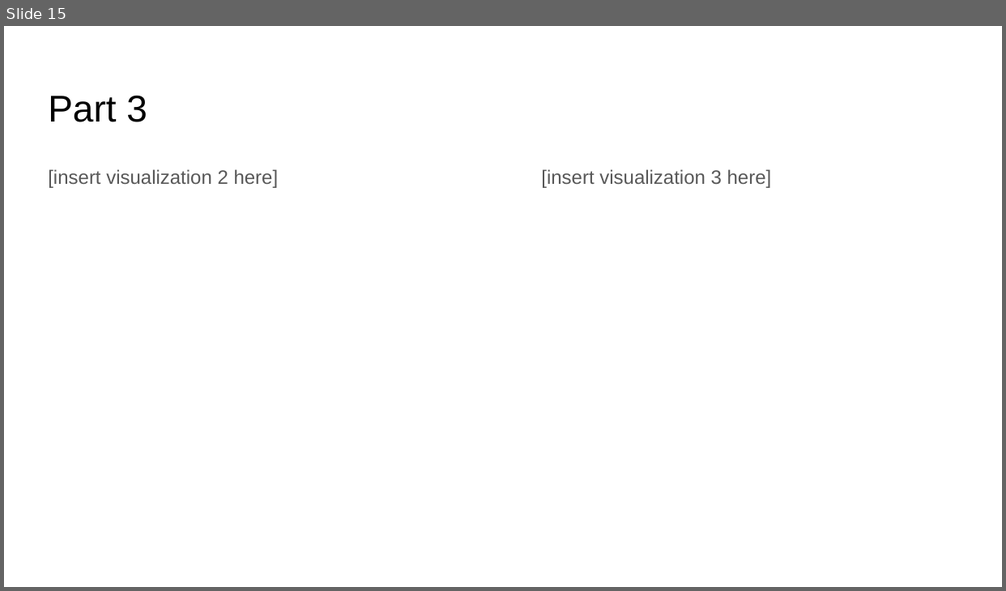
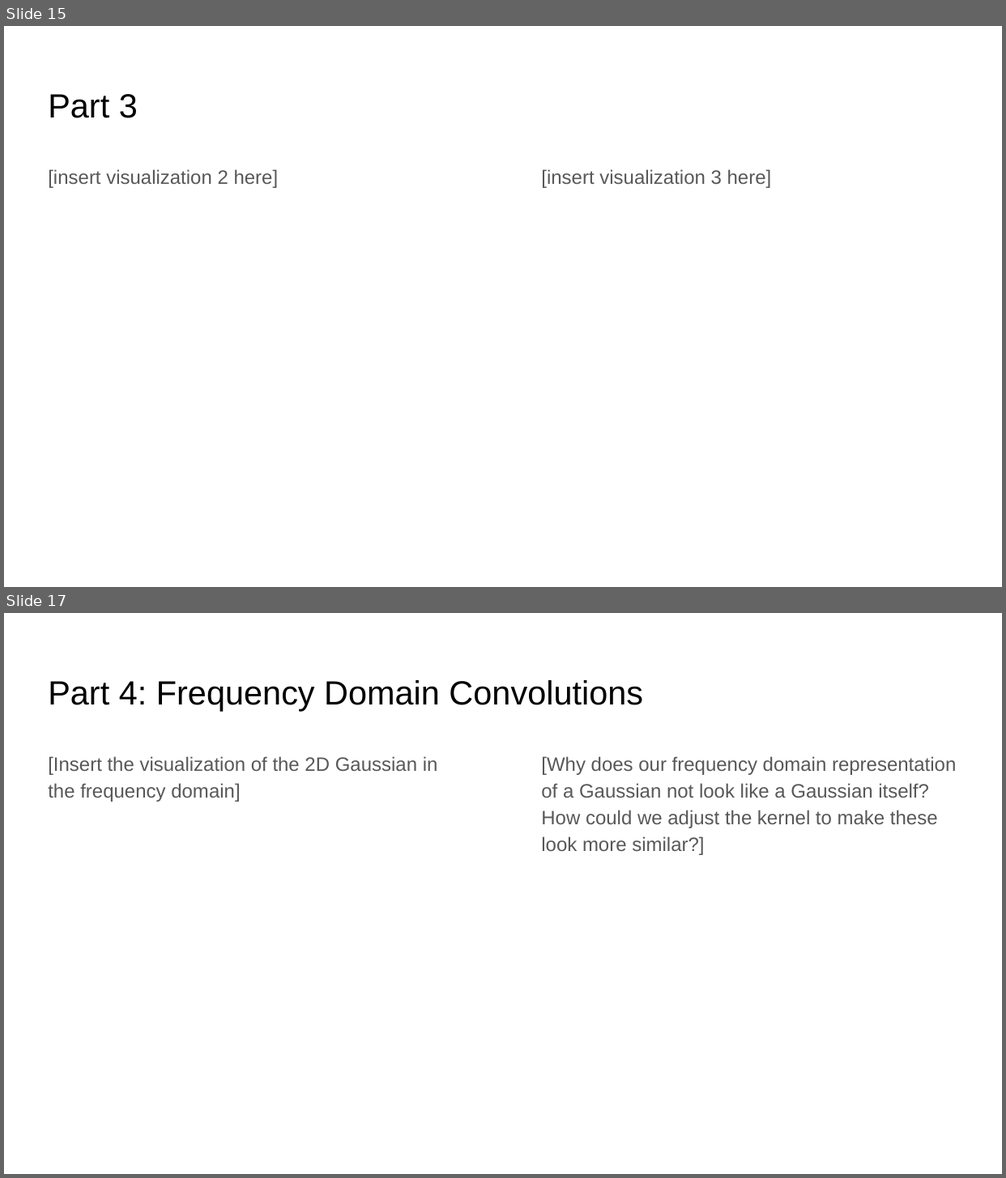
Before and after one commit to aashutoshav/Computer-Vision-Project-1, a slide deck: docs/report.pptx. Shown one above the other, each under a label of ours: slide 15 before the commit, slides 15 and 17 after it; the slides between them are not shown. The pictures are 1006x591 and 1006x1178 pixels, drawn with LibreOffice and Linux fonts; fonts in the diff are those of the drawing. Boxes give left, top, right and bottom in pixels: in the first picture for what was removed or moved away, otherwise in the second. Text is boxed around its words. In the diff, an @@ line names an element or a change of style, - is before the commit and + after.

Commit message:
Update student version for part 4 Spring 2022

```diff
--- a/docs/report.pptx
+++ b/docs/report.pptx
@@ slide 17 added at (x1=4, y1=613, x2=1002, y2=1174), background #FFFFFF @@
@@ title added at (x1=48, y1=680, x2=643, y2=711), 24.2 pt, text #000000 @@
+Part 4: Frequency Domain Convolutions
@@ text added at (x1=48, y1=756, x2=438, y2=802), 14 pt, text #585858 @@
+[Insert the visualization of the 2D Gaussian in the frequency domain]
@@ text added at (x1=541, y1=756, x2=956, y2=855), 14 pt, text #585858 @@
+[Why does our frequency domain representation of a Gaussian not look like a Gaussian itself? How could we adjust the kernel to make these look more similar?]
@@ slide 15 changed as well @@
@@ title "Part 3" at (x1=48, y1=94, x2=138, y2=118): size 26.9 to 24.2 pt @@
```
Also in this commit, not shown: 15 other slides changed, 5 other slides added, 11 other files.
